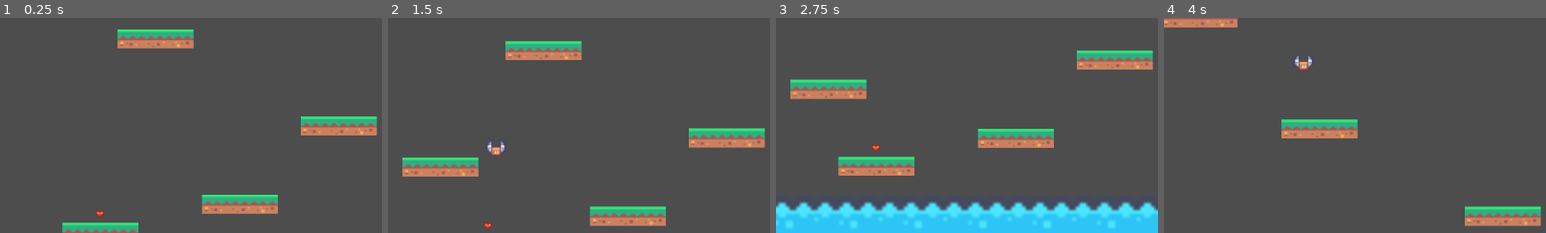
Above: before the commit, frames 1-4 (left to right).
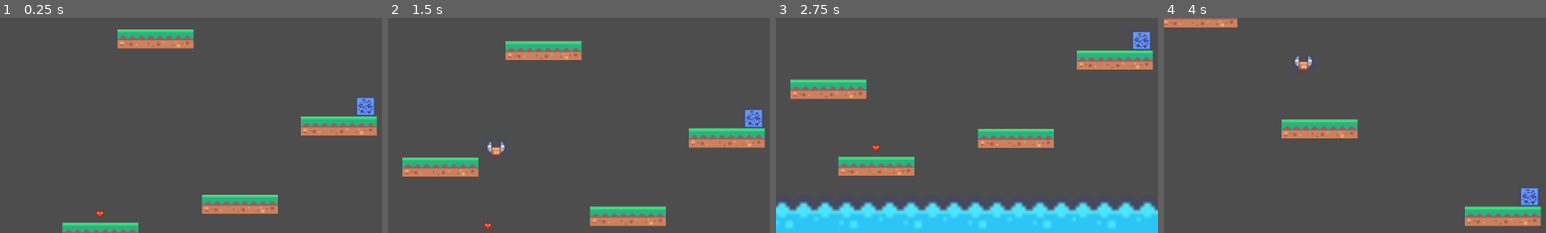
Above: after the commit, the same moments.

Repository: nathanleiby/trijam-248
Game: Godot game, scene res://gameplay/gameplay.tscn
The game is run twice, just before and just after one commit, with the same random seed, the same clock (stepped at 60 frames per second) and the same inputs.
Inputs:
- Up to frame 1 (0.25 s): no input
- Up to frame 2 (1.5 s): hold Right (walk_right) from 0.53 s (still down); tap E (place_portal) at 0.6 s; tap Up (jump) at 0.77 s; tap Space (place_platform) at 1.35 s
- Up to frame 3 (2.75 s): tap Up (jump) at 1.52 s; tap E (place_portal) at 1.55, 2.1 s; release Right (walk_right) at 2.03 s; hold Left (walk_left) from 2.03 s (still down)
- Up to frame 4 (4 s): release Left (walk_left) at 2.78 s; hold Right (walk_right) from 2.78 s (still down); tap E (place_portal) at 2.85, 3.8 s; tap Up (jump) at 3.02, 3.77 s; tap Space (place_platform) at 3.6 s
The pictures show only the part of the screen within x 36-86%, y 17-67%; the shares and areas given below are measured in that part.

The runs differ from the first frame. In frame 1, 0.4% of the frame differs, in the area x 93-98%, y 36-46%; in frame 2, 0.4%; in frame 3, 0.4%; in frame 4, 0.4%.
Error after the commit: Cannot call method 'instantiate' on a null value. (res://gameplay/character.gd:98)

Commit message:
add portals again?

Diff:
--- a/gameplay/character.gd
+++ b/gameplay/character.gd
@@ -4,9 +4,9 @@
 @export var jump_speed = -1800
 @export var gravity = 4000
 
-@export var portalScene: PackedScene
 @export var platformScene: PackedScene
 @onready var raycast2d := $RayCast2D
+@export var portalScene: PackedScene
 
 const CHARACTER_HEIGHT = 32
 const PLATFORM_HEIGHT = 32
@@ -42,6 +42,7 @@
 		$Character.flip_h = true
 	elif velocity.x < 0:
 		$Character.flip_h = false
+
 
 	if velocity.y >= BOUNCE_VELOCITY:
 		var collision_info = move_and_collide(velocity * delta)
@@ -92,6 +93,11 @@
 		Sound.play_sfx($DieSfx)
 		reset()
 
+	if Input.is_action_just_pressed("place_portal"):
+		print('placing portal')
+		var portal = portalScene.instantiate()
+		add_child(portal)
+		portal.position = position
 
 func reset():
 	position = respawn_location
--- a/gameplay/character.tscn
+++ b/gameplay/character.tscn
@@ -15,9 +15,6 @@
 [node name="CharacterBody2D" type="CharacterBody2D"]
 script = ExtResource("2_lr2ov")
 platformScene = ExtResource("2_1pdku")
-
-[node name="CollisionShape2D" type="CollisionShape2D" parent="."]
-shape = SubResource("RectangleShape2D_wjgyv")
 
 [node name="Character" type="Sprite2D" parent="."]
 position = Vector2(2.08165e-12, 2.08165e-12)
@@ -66,3 +63,13 @@
 
 [node name="WarpSfx" type="AudioStreamPlayer" parent="."]
 stream = ExtResource("7_mo42d")
+
+[node name="CollisionShape2D" type="CollisionShape2D" parent="."]
+shape = SubResource("RectangleShape2D_wjgyv")
+
+[node name="Area2D" type="Area2D" parent="."]
+
+[node name="CollisionShape2D" type="CollisionShape2D" parent="Area2D"]
+shape = SubResource("RectangleShape2D_wjgyv")
+
+[connection signal="area_entered" from="Area2D" to="." method="_on_area_2d_area_entered"]
--- a/gameplay/gameplay.tscn
+++ b/gameplay/gameplay.tscn
@@ -12,7 +12,8 @@
 [ext_resource type="Script" path="res://gameplay/GameOver.gd" id="7_lrxw4"]
 [ext_resource type="Texture2D" uid="uid://bstqk23tgmg4n" path="res://assets/kenney_pixel-platformer/Tiles/tile_0053.png" id="7_neood"]
 [ext_resource type="AudioStream" uid="uid://cbmna0ltpwsif" path="res://assets/sounds/Big Egg collect 1.wav" id="11_qfpnv"]
-[ext_resource type="PackedScene" uid="uid://bvgb1firewiqq" path="res://gameplay/collectible.tscn" id="13_3h11y"]
+[ext_resource type="PackedScene" uid="uid://b4j5elvka8o5t" path="res://gameplay/portal.tscn" id="12_7w6ac"]
+[ext_resource type="PackedScene" path="res://gameplay/collectible.tscn" id="13_3h11y"]
 
 [sub_resource type="LabelSettings" id="LabelSettings_vpmae"]
 font_size = 72
@@ -354,5 +355,10 @@
 [node name="Collectible" parent="." instance=ExtResource("13_3h11y")]
 position = Vector2(625, 630)
 
+[node name="Node2D" type="Node2D" parent="."]
+
+[node name="portal" parent="." instance=ExtResource("12_7w6ac")]
+position = Vector2(1070, 450)
+
 [connection signal="platform_created" from="Character" to="." method="_on_character_platform_created"]
 [connection signal="timeout" from="GameTimer" to="GameOver" method="_on_game_timer_timeout"]
Not shown: 1 places in gameplay/gameplay.tscn that only renumber resources
